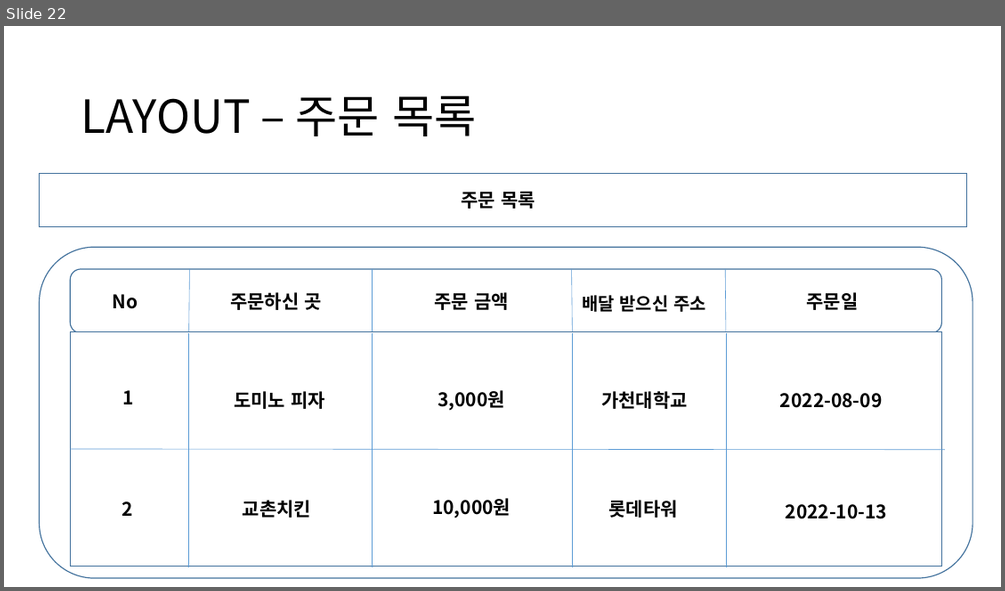
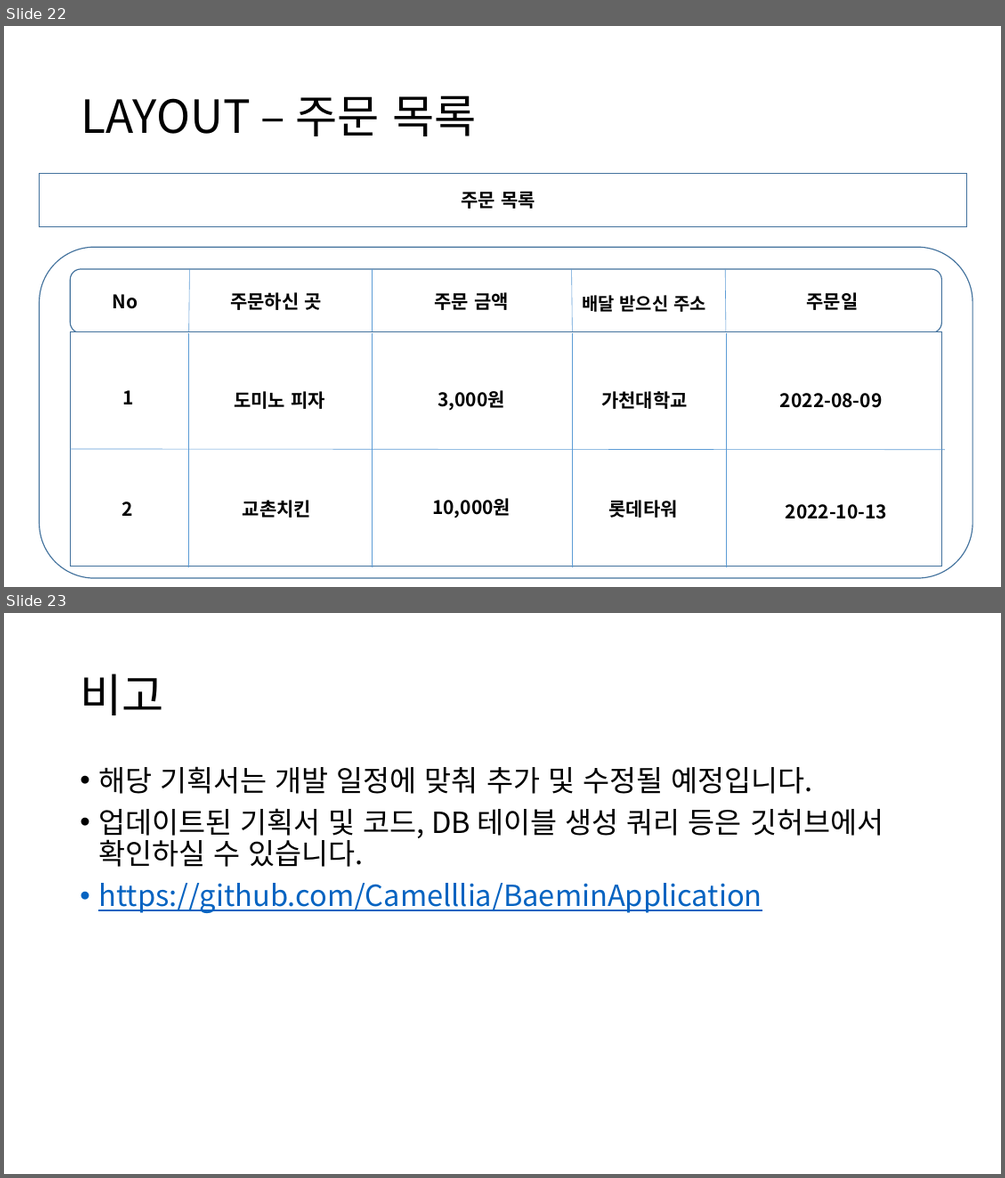
Before and after one commit to Camelllia/BaeminApplication, a slide deck: 202131205_김승진_실무게임프로그래밍_기획서.pptx. Shown one above the other, each under a label of ours: slide 22 before the commit, slides 22 and 23 after it. The pictures are 1005x591 and 1005x1178 pixels, drawn with LibreOffice and Linux fonts; fonts in the diff are those of the drawing. Boxes give left, top, right and bottom in pixels: in the first picture for what was removed or moved away, otherwise in the second. Text is boxed around its words. In the diff, an @@ line names an element or a change of style, - is before the commit and + after.

Commit message:
ADD : MemberList
회원관리 페이지 개발

```diff
--- a/202131205_김승진_실무게임프로그래밍_기획서.pptx
+++ b/202131205_김승진_실무게임프로그래밍_기획서.pptx
@@ slide 23 added at (4,613,1001,1174), background #FFFFFF @@
@@ title added at (80,674,163,715), 44 pt, text #000000 @@
+비고
@@ text added at (98,766,883,913), 28 pt, text #000000 @@
+• 해당 기획서는 개발 일정에 맞춰 추가 및 수정될 예정입니다.
+• 업데이트된 기획서 및 코드, DB 테이블 생성 쿼리 등은 깃허브에서 확인하실 수 있습니다.
+• https://github.com/Camelllia/BaeminApplication
```
Also in this commit, not shown: 16 other files.
